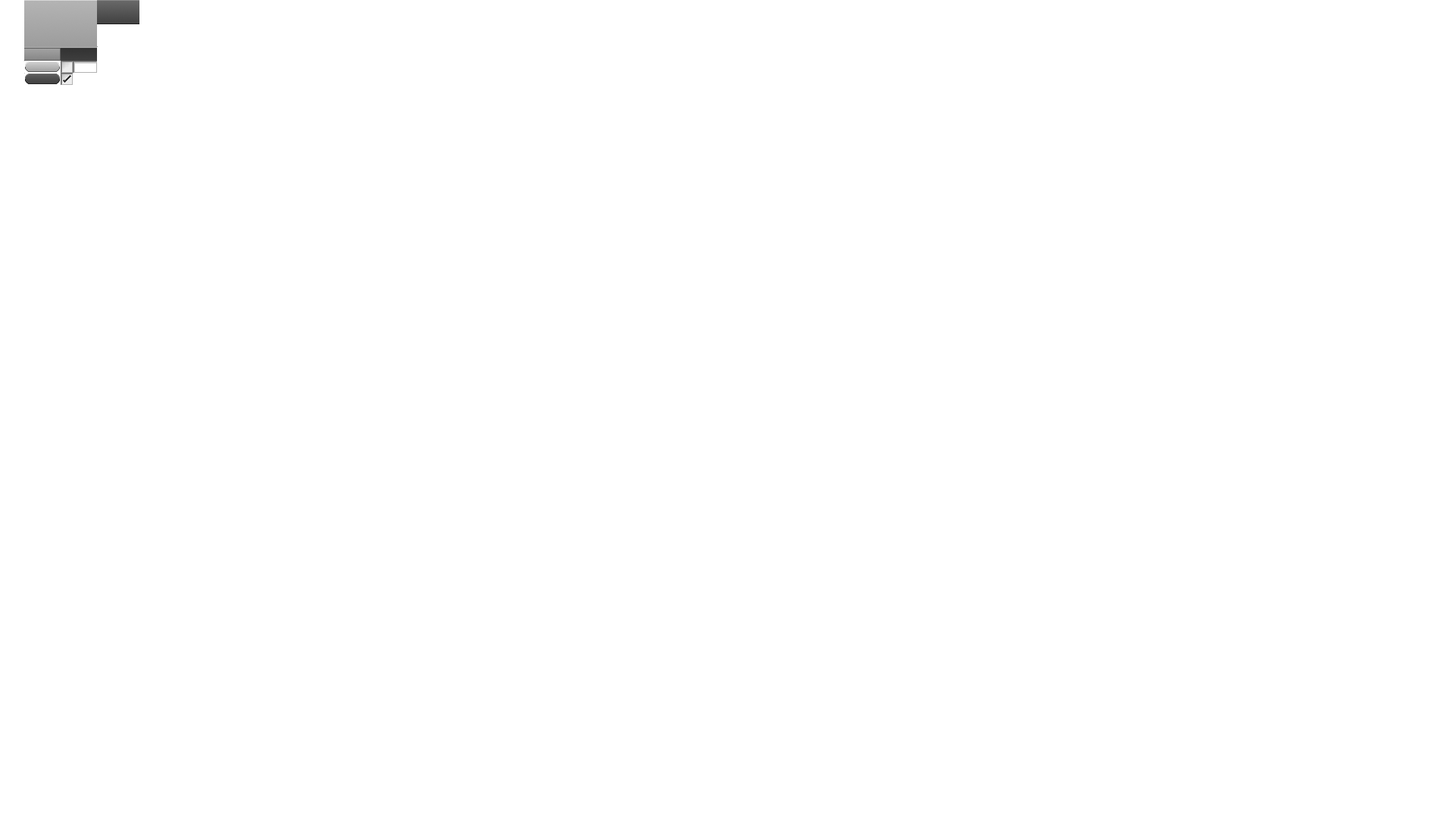
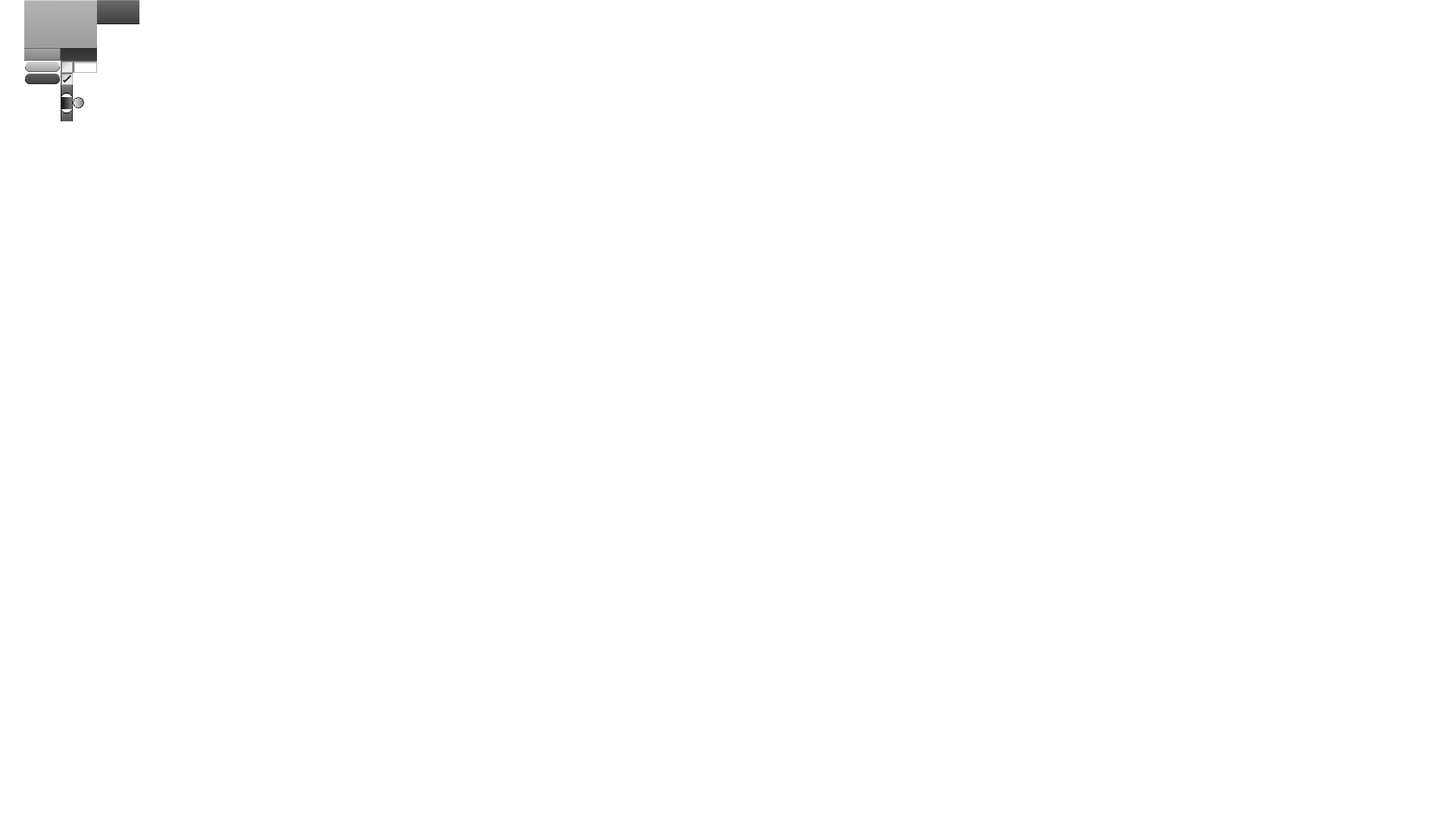
Layer changes from the first 1455x819 image to the second:
painted on "Bakgrund" over [60, 84, 85, 122]
